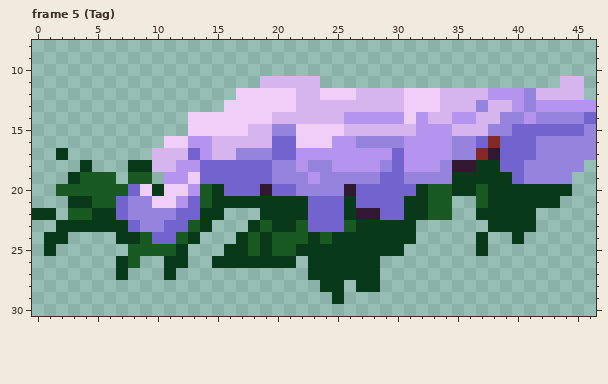
Edited in one commit: pixel-art file (poi/branch/frames.ase). That is the earlier state.
64x32 pixels, 5 frames. Shown: frame 5 (Tag): x 0..46, y 8..30. The old version is drawn lined up with the new one, on the new canvas. The commit also changed other frames, which this record leaves out.
The result:
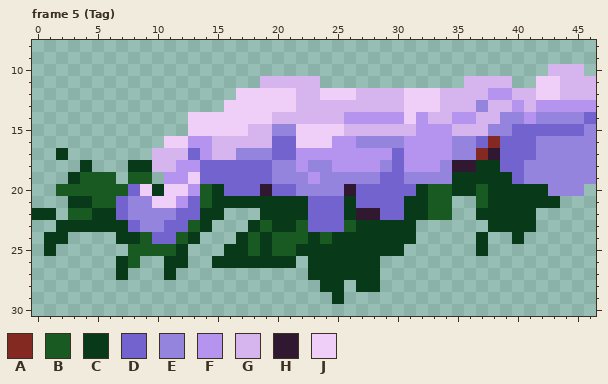
Palette (. is transparent): A #842921  B #185a21  C #083918  D #7363ce  E #9484de  F #b594ef  G #d6b5ef  H #311831  J #efcef7
Diff:
canvas 64x32 -> 47x32, the old top-left corner now at -6,0 (the part of the old canvas that was cut away was empty and is not shown)
Frame 5 (Tag):
There is now colour E in row 18 at x 46; in row 19 at x 45 to 46; in row 20 at x 45.
The edit turns colour C into colour E in row 20 at x 43 to 44.
There is now colour G in row 10 at x 43 to 45; in row 11 at x 36 to 39 and 46; in row 12 at x 46.
The edit turns colour E into colour G in rows 12 to 13 at x 41.
The edit turns colour F into colour G in row 12 at x 40.
There is now colour J in row 11 at x 42 to 43.
The edit turns colour G into colour J in row 12 at x 42 to 43.
Where, in picture pixels (left, top, right, bottom), the same in both pictures:
changed: (464, 64, 596, 112)
changed: (548, 160, 596, 196)
